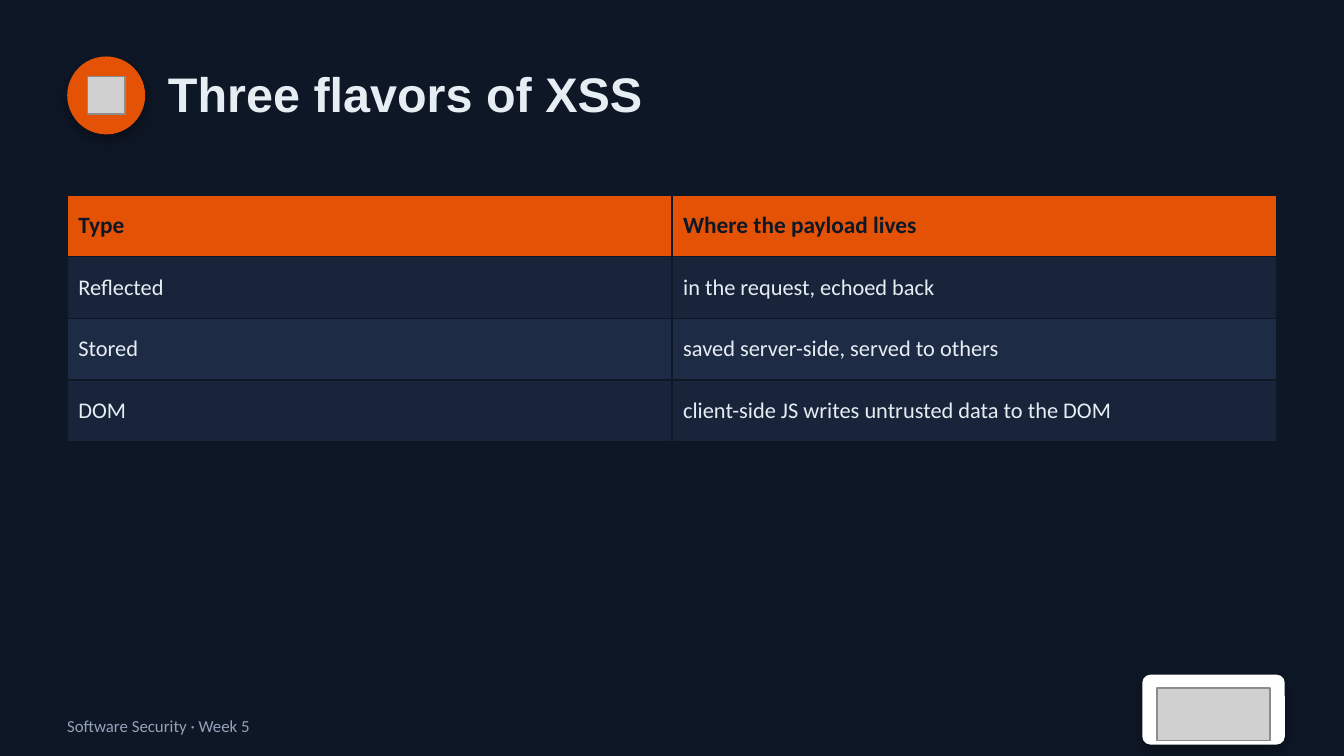
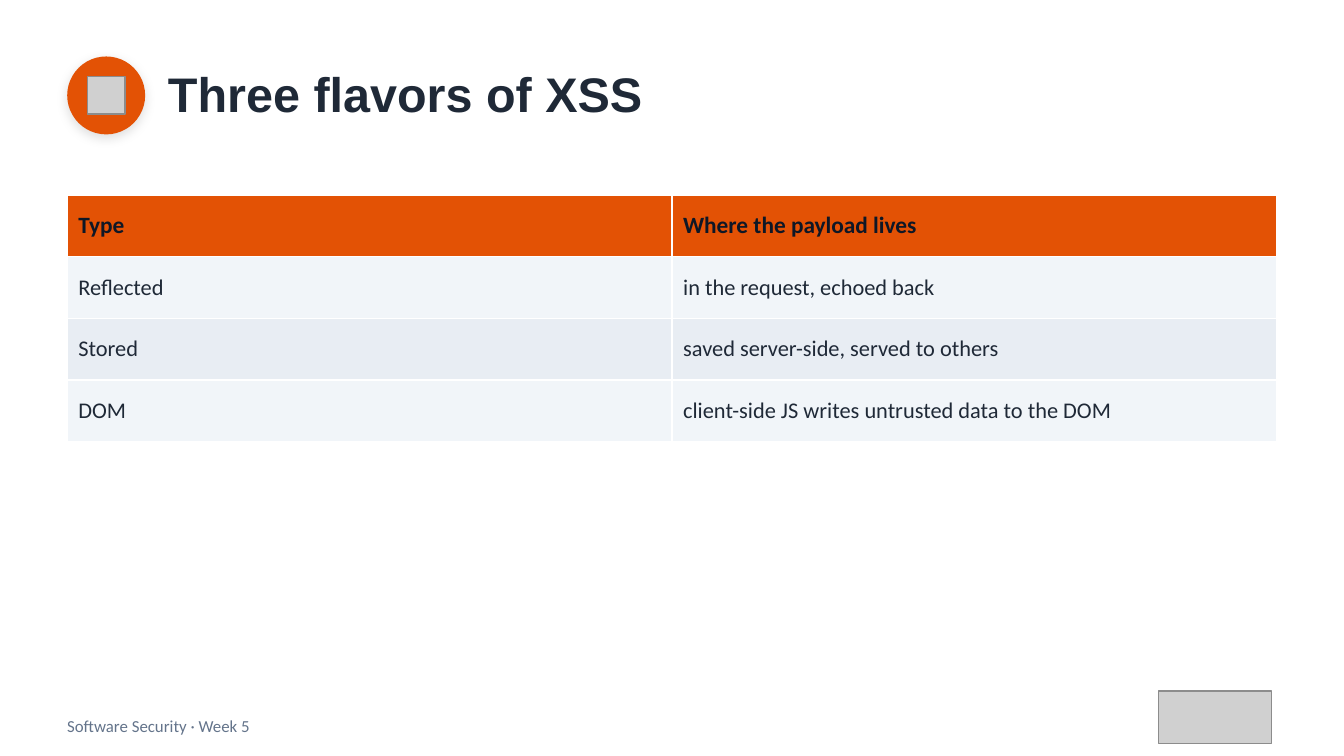
Before and after one commit to nutthakorn7/software-security, a slide deck: slide 6 of slides/pptx/week05.pptx. Drawn at 1344x756 pixels with LibreOffice and Linux fonts; fonts in the diff are those of the drawing; grey boxes stand for pictures. Boxes give left, top, right and bottom in pixels: in the first picture for what was removed or moved away, otherwise in the second. Text is boxed around its words. In the diff, an @@ line names an element or a change of style, - is before the commit and + after.

```diff
--- a/slides/pptx/week05.pptx
+++ b/slides/pptx/week05.pptx
@@ background #0E1726 to #FFFFFF @@
@@ ellipse at (67, 56, 145, 134): shadow changed @@
@@ text "Three flavors of XSS" at (168, 77, 642, 113): text colour #E6EDF3 to #1F2937 @@
@@ table at (67, 195, 1277, 422) @@
@@ fill #18243A to #F1F5F9 in 4 cells @@
@@ fill #1E2B45 to #E8EDF3 in row 3 @@
@@ text colour #E6EDF3 to #1F2937 in "Reflected", "in the request, echoed back", "Stored", "saved server-side, served to others" and 2 more places @@
@@ borders changed @@
@@ rounded rectangle removed at (1142, 675, 1285, 745) @@
@@ text "Software Security · Week 5" at (67, 720, 250, 735): text colour #94A3B8 to #64748B @@
```
Also in this commit, not shown: 15 other slides changed, 19 other files.
